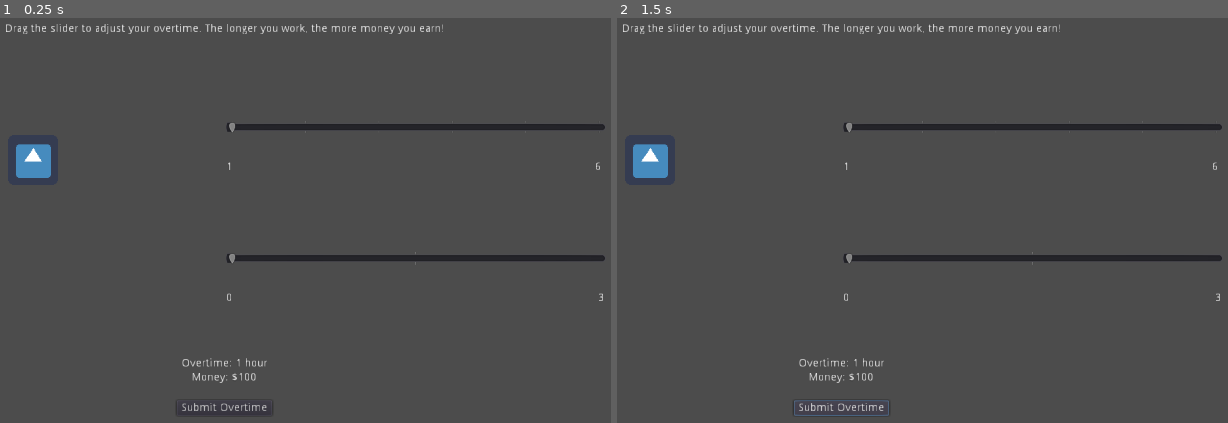
Above: before the commit, frames 1-2 (left to right).
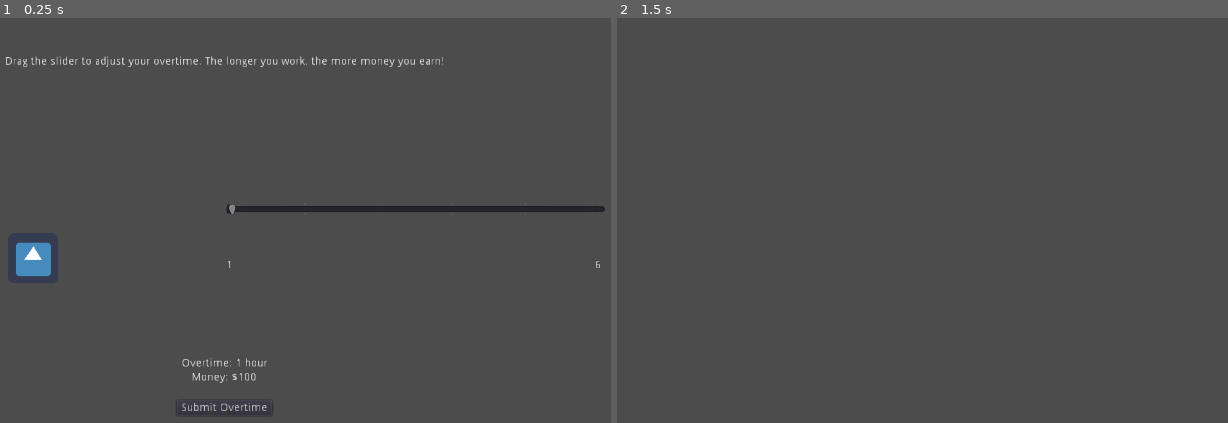
Above: after the commit, the same moments.

Repository: Dvlv/ld43
Game: Godot game, scene res://scenes/WorkAmount.tscn
The game is run twice, just before and just after one commit, with the same random seed, the same clock (stepped at 60 frames per second) and the same inputs. The project has no main scene, so this scene is started directly. The engine's default icon, where the game draws it, is replaced by a stand-in: a white triangle on a blue panel in a dark square.
Inputs (mouse positions are in pixels of both pictures, inside the frame that each line leads up to):
- Up to frame 1 (0.25 s): no input
- Up to frame 2 (1.5 s): click "Submit Overtime" at 0.5 s; click (843, 406) at 1.25 s, where only the run before the commit has a clickable "Submit Overtime"

The runs differ from the first frame. In frame 1, 4.8% of the frame differs, in the area x 0-100%, y 1-70%; in frame 2, 3.2%.

Commit message:
scenes

Diff:
--- /dev/null
+++ b/scenes/friday.tscn
@@ -0,0 +1,15 @@
+[gd_scene load_steps=2 format=2]
+
+[ext_resource path="res://scenes/DialogueBox.tscn" type="PackedScene" id=1]
+
+[node name="Friday" type="Node2D"]
+
+[node name="CanvasLayer" type="CanvasLayer" parent="." index="0"]
+
+layer = 1
+offset = Vector2( 0, 0 )
+rotation = 0.0
+scale = Vector2( 1, 1 )
+transform = Transform2D( 1, 0, 0, 1, 0, 0 )
+
+[node name="DialogueBox" parent="CanvasLayer" index="0" instance=ExtResource( 1 )]
--- /dev/null
+++ b/scenes/thursday.tscn
@@ -0,0 +1,15 @@
+[gd_scene load_steps=2 format=2]
+
+[ext_resource path="res://scenes/DialogueBox.tscn" type="PackedScene" id=1]
+
+[node name="Thursday" type="Node2D"]
+
+[node name="CanvasLayer" type="CanvasLayer" parent="." index="0"]
+
+layer = 1
+offset = Vector2( 0, 0 )
+rotation = 0.0
+scale = Vector2( 1, 1 )
+transform = Transform2D( 1, 0, 0, 1, 0, 0 )
+
+[node name="DialogueBox" parent="CanvasLayer" index="0" instance=ExtResource( 1 )]
--- /dev/null
+++ b/scenes/tuesday.tscn
@@ -0,0 +1,15 @@
+[gd_scene load_steps=2 format=2]
+
+[ext_resource path="res://scenes/DialogueBox.tscn" type="PackedScene" id=1]
+
+[node name="Tuesday" type="Node2D"]
+
+[node name="CanvasLayer" type="CanvasLayer" parent="." index="0"]
+
+layer = 1
+offset = Vector2( 0, 0 )
+rotation = 0.0
+scale = Vector2( 1, 1 )
+transform = Transform2D( 1, 0, 0, 1, 0, 0 )
+
+[node name="DialogueBox" parent="CanvasLayer" index="0" instance=ExtResource( 1 )]
--- /dev/null
+++ b/scenes/wednesday.tscn
@@ -0,0 +1,15 @@
+[gd_scene load_steps=2 format=2]
+
+[ext_resource path="res://scenes/DialogueBox.tscn" type="PackedScene" id=1]
+
+[node name="Wednesday" type="Node2D"]
+
+[node name="CanvasLayer" type="CanvasLayer" parent="." index="0"]
+
+layer = 1
+offset = Vector2( 0, 0 )
+rotation = 0.0
+scale = Vector2( 1, 1 )
+transform = Transform2D( 1, 0, 0, 1, 0, 0 )
+
+[node name="DialogueBox" parent="CanvasLayer" index="0" instance=ExtResource( 1 )]
--- a/scripts/Intro.gd
+++ b/scripts/Intro.gd
@@ -7,7 +7,7 @@
 	my_global_script.animated_scene([
 		{"target": DIALOGUE, "method": "show_dialogue", "args": ["Hey, how's it going?"]},
 		{"target": DIALOGUE, "method": "show_dialogue", "args": ["Boy, what a week I've had."]},
-		{"target": DIALOGUE, "method": "show_dialogue", "args": ["I woke up Monday morning as normal and found some mail which had been left unnoticed on the ground."]},
+		{"target": DIALOGUE, "method": "show_dialogue", "args": ["I woke up Monday morning as normal, left for work, and found some mail which had been left unnoticed on the ground."]},
 		{"target": DIALOGUE, "method": "show_dialogue", "args": ["Obviously it was great news! ... Not!"]},
 		{"target": DIALOGUE, "method": "show_dialogue", "args": ["My mortgage is overdue. They want a payment of $2000 by the end of the week or they're gonna send some people around to reclaim my house. "]},
 		{"target": DIALOGUE, "method": "show_dialogue", "args": ["I know I may look like a million dollars, but I just don't have that kinda money laying around, y'know?"]},
@@ -20,7 +20,7 @@
 		{"target": DIALOGUE, "method": "show_dialogue", "args": ["Still, I couldn't make her homeless either! She gave up a lot to be with me. If we lost our house, I'd just prove her parents right."]},
 		{"target": DIALOGUE, "method": "show_dialogue", "args": ["So, monday evening rolls around, and people start going home. "]},
 		{"target": DIALOGUE, "method": "show_dialogue", "args": ["Boss came over and asked me to decide how long I'm gonna stay, so he can let security know there's gonna be someone around."]},
-		{"target": DIALOGUE, "method": "show_dialogue", "args": ["By law I need to sleep for at least 2 hours a night, so my boss don't lose his job for violating our health insurance."]},
+		{"target": self, "method": "go_to_amount_scene", "args": []},
 	])
 
 
--- a/scripts/WorkAmount.gd
+++ b/scripts/WorkAmount.gd
@@ -4,6 +4,7 @@
 onready var WIFE_SLIDER = $VBoxContainer/Wife/MarginContainer3/VBoxContainer2/HSlider
 onready var MONEY = $VBoxContainer/CenterContainer/VBoxContainer/Money
 onready var OVERTIME = $VBoxContainer/CenterContainer/VBoxContainer/Overtime
+onready var SUBMIT_BTN = $VBoxContainer/CenterContainer/VBoxContainer/Button
 
 var overtime = 0
 var money = 0
@@ -13,12 +14,24 @@
 func _ready():
 	PLAYER_SLIDER.connect("value_changed", self, "on_player_slider_value_changed")
 	WIFE_SLIDER.connect("value_changed", self, "on_wife_slider_value_changed")
+	SUBMIT_BTN.connect("pressed", self, "on_submit")
+
+	if my_global_script.current_day in ["wed", "thurs"]:
+		$VBoxContainer/Wife.visible = true
+	else:
+		$VBoxContainer/Wife.visible = false
 
 
 func on_player_slider_value_changed(value):
 	overtime = value
 
 	update_time_and_money()
+
+
+func on_wife_slider_value_changed(value):
+	w_overtime = value
+	update_time_and_money()
+
 
 func update_time_and_money():
 	var total_ot = w_overtime + overtime
@@ -34,6 +47,18 @@
 	OVERTIME.text = ot_text
 	MONEY.text = money_text
 
-func on_wife_slider_value_changed(value):
-	w_overtime = value
-	update_time_and_money()
+
+func on_submit():
+	my_global_script.add_overtime((w_overtime + overtime))
+
+	var next_scene = null
+	if my_global_script.current_day == "mon":
+		next_scene = load("res://scenes/tuesday.tscn")
+	elif my_global_script.current_day == "tues":
+		next_scene = load("res://scenes/wednesday.tscn")
+	elif my_global_script.current_day == "wed":
+		next_scene = load("res://scenes/thursday.tscn")
+	elif my_global_script.current_day == "thursday":
+		next_scene = load("res://scenes/friday.tscn")
+
+	get_tree().change_scene_to(next_scene)
--- a/scripts/global.gd
+++ b/scripts/global.gd
@@ -2,11 +2,11 @@
 
 var frames = []
 
-var current_day = null
+var current_day = "mon"
 var money = 0
 var overtime = 0
-var happiness = 50
-var wife_happiness = 50
+var happiness = 20
+var wife_happiness = 20
 
 var overtime_value = 100
 
@@ -36,3 +36,11 @@
 
     # begin executing the chain by calling the first item's method
     current["target"].callv(current["method"], current["args"])
+
+
+func add_overtime(additional_ot):
+	overtime += additional_ot
+	money += (overtime_value * additional_ot)
+
+	happiness -= int(additional_ot / 2)
+	wife_happiness -= additional_ot
